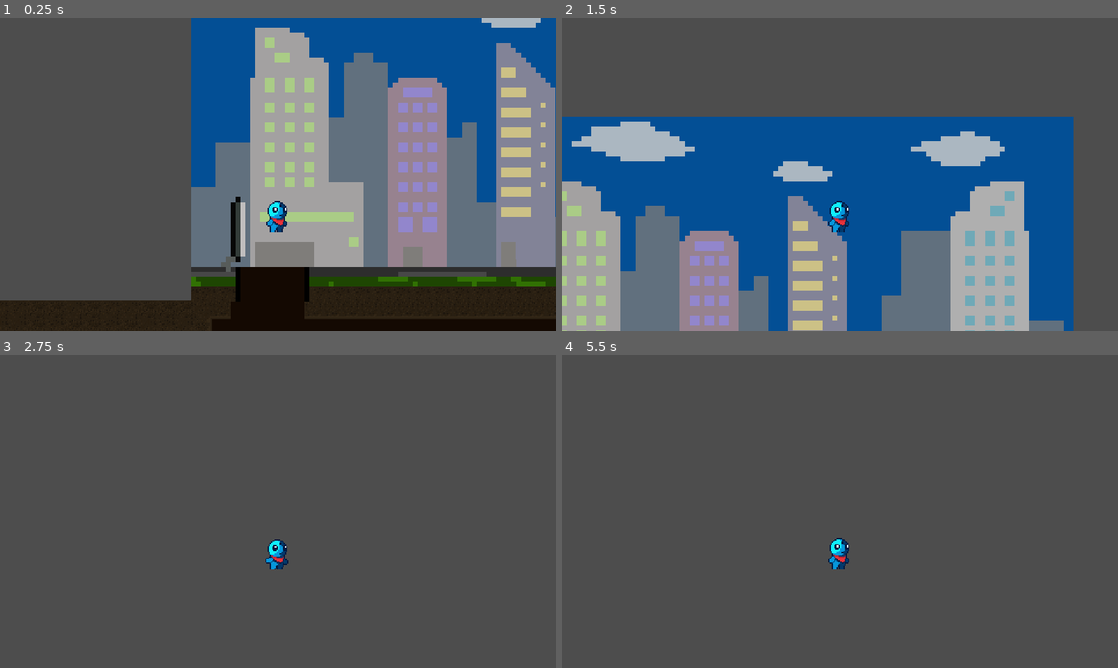
Above: before the commit, frames 1-4 (two rows, left to right).
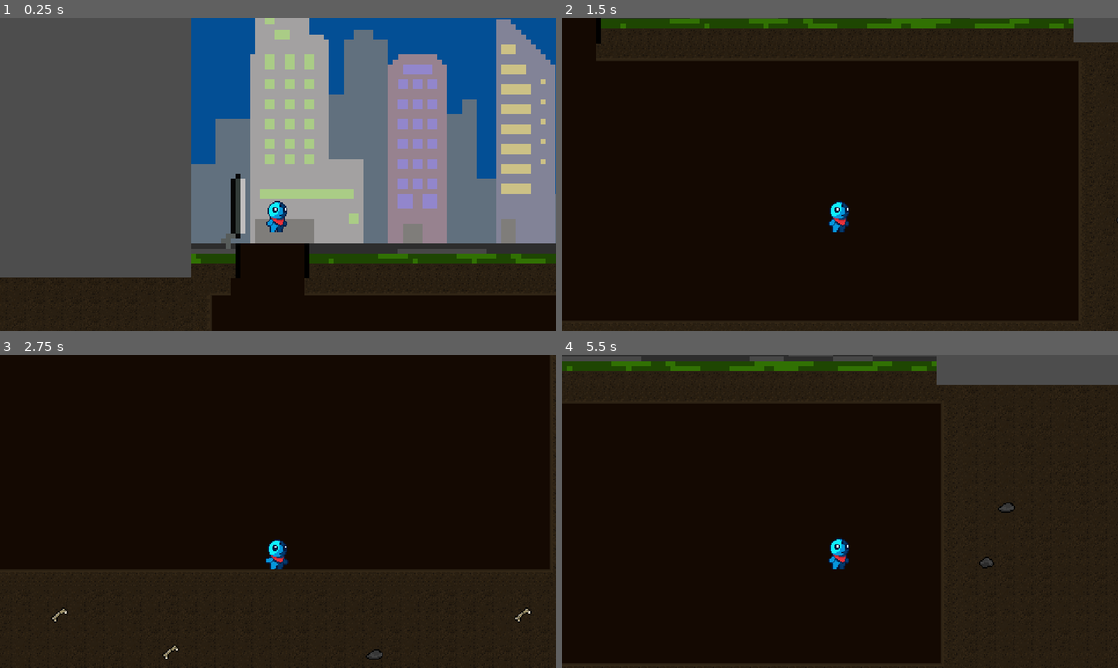
Above: after the commit, the same moments.

Repository: Final-Cake-Games/pirate-software-gamejam-14
Game: Godot game, scene res://scenes/test_level.tscn
Same seed, same stepped clock (60 frames per second), same inputs: the game is played once before the commit and once after it. The project has no main scene, so this scene is started directly.
Inputs:
- Up to frame 1 (0.25 s): no input
- Up to frame 2 (1.5 s): hold D (move_right) from 0.53 s (still down); tap Space (jump) at 0.77 s
- Up to frame 3 (2.75 s): tap Space (jump) at 1.52 s; release D (move_right) at 2.03 s; hold A (move_left) from 2.03 s (still down)
- Up to frame 4 (5.5 s): release A (move_left) at 2.78 s; hold D (move_right) 2.78-4.28 s; tap Space (jump) at 3.02, 3.77, 4.52 s; hold A (move_left) 4.28-5.03 s; hold D (move_right) from 5.03 s (still down)

The runs differ from the first frame. In frame 1, 22% of the frame differs, in the area x 0-100%, y 0-96%; in frame 2, 99%; in frame 3, 100%, in the area x 0-100%, y 0-100%; in frame 4, 96%.

Commit message:
Tweaking JUMP_FORCE & GRAVITY

Diff:
--- a/scripts/player.gd
+++ b/scripts/player.gd
@@ -6,8 +6,8 @@
 
 # Variáveis de física
 @export var MAX_SPEED : float = 250
-@export var GRAVITY : float = 400
-@export var JUMP_FORCE : float = 500
+@export var GRAVITY : float = 1000
+@export var JUMP_FORCE : float = 450
 
 # Input do utilizador (direção no X)
 var direction : float
